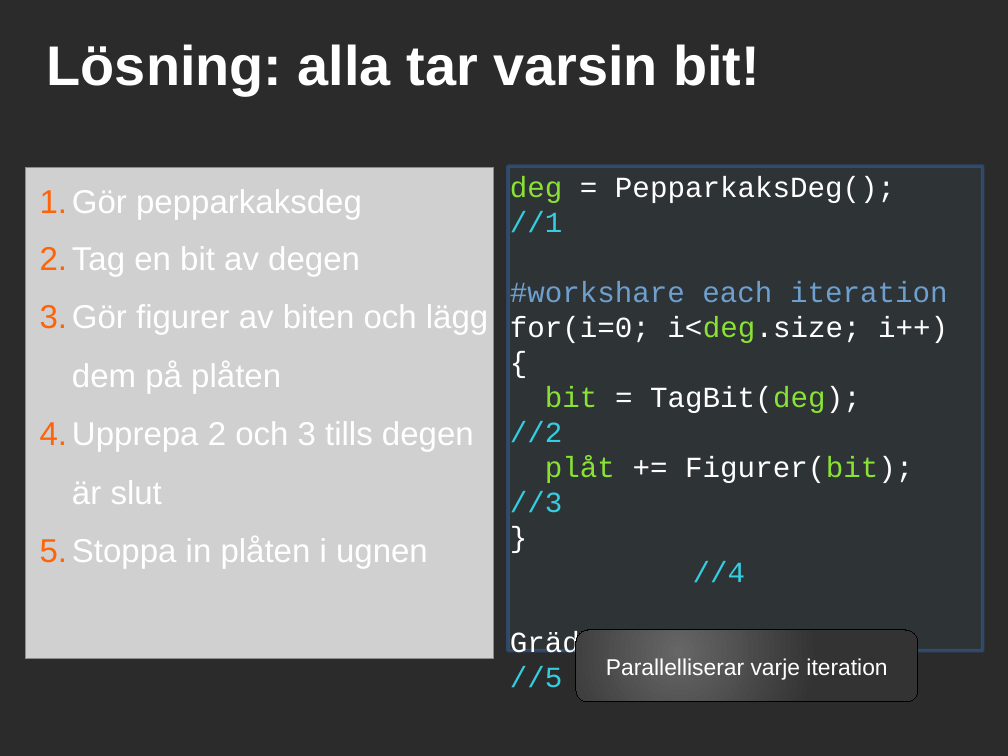
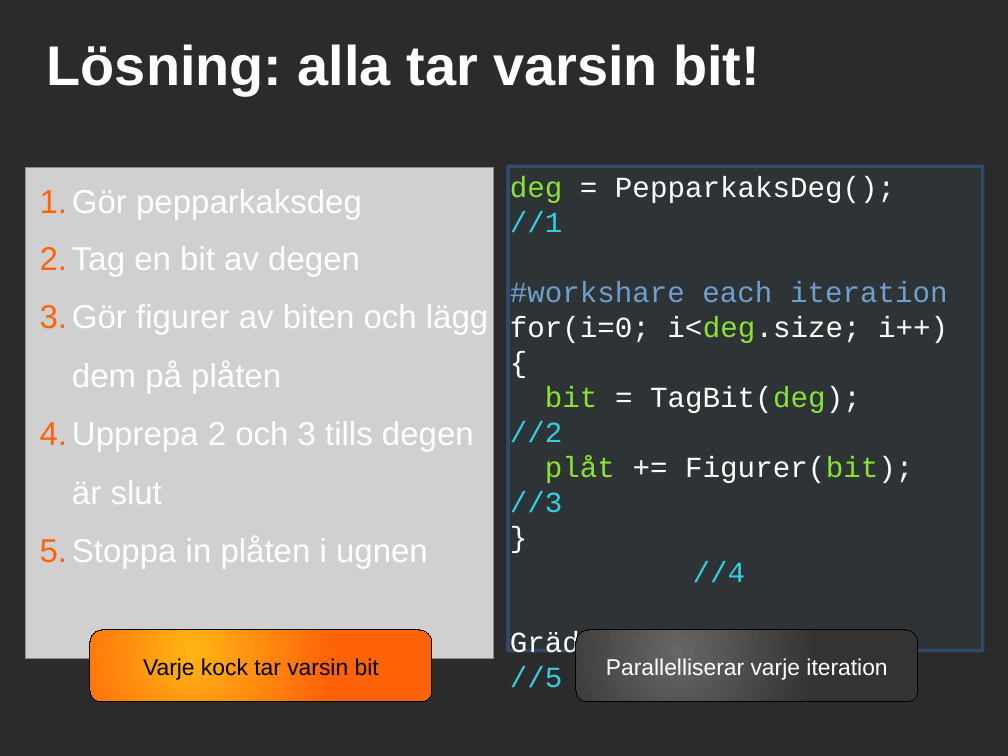
Before and after one commit to saifthe1/openfoam-openmp, a slide deck: slide 7 of presentation/pres.odp. Drawn at 1008x756 pixels with LibreOffice and Linux fonts; fonts in the diff are those of the drawing; grey boxes stand for pictures; background and template pictures are left out; a plain dark background stands for a picture behind light text. Boxes give left, top, right and bottom in pixels: in the first picture for what was removed or moved away, otherwise in the second. Text is boxed around its words. In the diff, an @@ line names an element or a change of style, - is before the commit and + after.

```diff
--- a/presentation/pres.odp
+++ b/presentation/pres.odp
@@ rounded rectangle added at (x1=90, y1=630, x2=432, y2=702), fill gradient #FFB515 to #FF6309, outline #000000 0 pt, 18 pt, text #000000 @@
+Varje kock tar varsin bit
```
Also in this commit, not shown: 3 other slides changed, 1 slide added.
